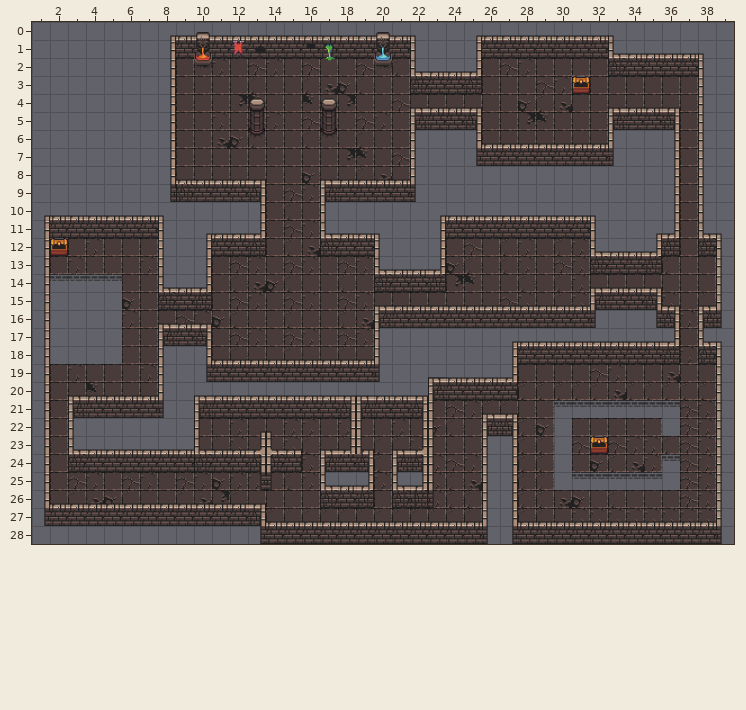
Tiled map -- src/assets/levels/dungeon1.tmx. The picture above was drawn from the file before the commit.
Cells are 64x64 px. Shown: x 1..39, y 0..28.
Once edited:
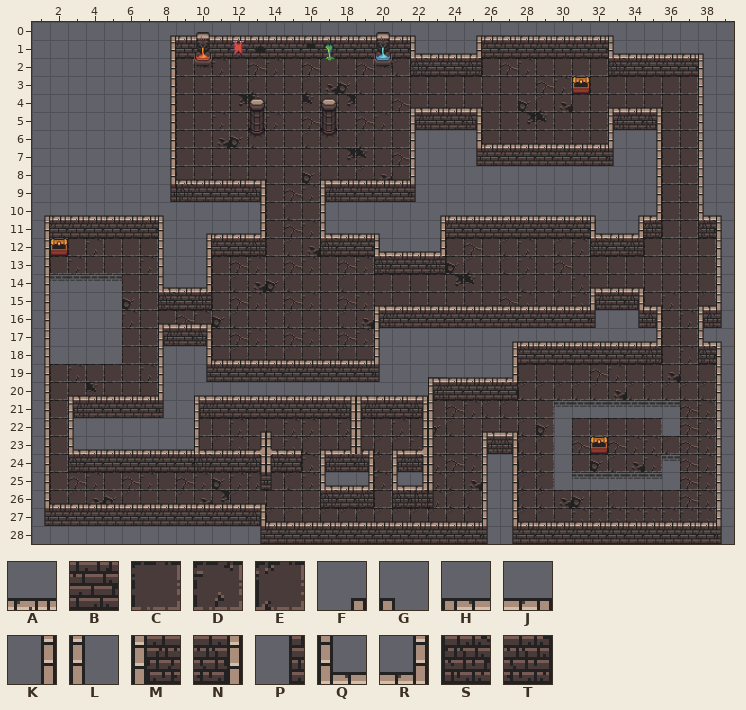
Key: from "0x72_DungeonTilesetII_v1.3 - C": A 2, B 34, C 129, D 131, E 162, F 224, G 225, H 226, J 227, K 256, L 257, M 258, N 259, P 288, Q 290, R 291, S 322, T 323.
_ is an empty cell, # one hidden under a higher layer.
Log entry: Added a ladder to level 02
Change:
Layer "Floor tile layer":
y 3: x 22..25 ____ -> CCCC
y 5..11: x 36 _ -> C
y 12: x 32..36 QAA__ -> ___CC; x 38 _ -> C
y 13: x 20..23 QAAR -> ____; x 31..36 DSBB_E -> CCCCCC
y 14: x 20..23 SBBT -> CCCC
y 15: x 35 _ -> C
y 16..18: x 36 _ -> C
y 22: x 26..27 #_ -> CC
Layer "Wall tile layer":
y 1: x 22..25 L__K -> QAAR
y 2: x 22..25 QAAR -> SBBT
y 3: x 22..25 SBBT -> ____
y 4: x 35..36 AJ -> J_
y 5: x 35..36 BN -> N_
y 6..9: x 35..36 _K -> K_
y 10: x 34..36 __K -> FR_; x 38..39 L_ -> QG
y 11: x 32..36 ___FR -> QART_; x 38..39 QG -> SL
y 12: x 20..23 ____ -> QAAR; x 32..36 ___RT -> SBT__; x 38 S -> _
y 13: x 20..23 ____ -> SBBT; x 35 T -> _
y 14: x 34..35 AJ -> J_
y 15: x 34..36 _NJ -> NJ_
y 16: x 34..36 _PN -> PN_
y 17: x 35..36 AR -> R_
y 18: x 35..36 BT -> T_
y 21: x 26..27 HJ -> __
y 22: x 26..27 MN -> HJ
y 23: x 26..27 LK -> MN
Changed places in both pictures, as pixel boxes (x1, y1, x2, y2):
changed: (410, 41, 482, 94)
changed: (573, 107, 680, 364)
changed: (698, 203, 722, 256)
changed: (374, 238, 446, 292)
changed: (482, 413, 518, 454)
